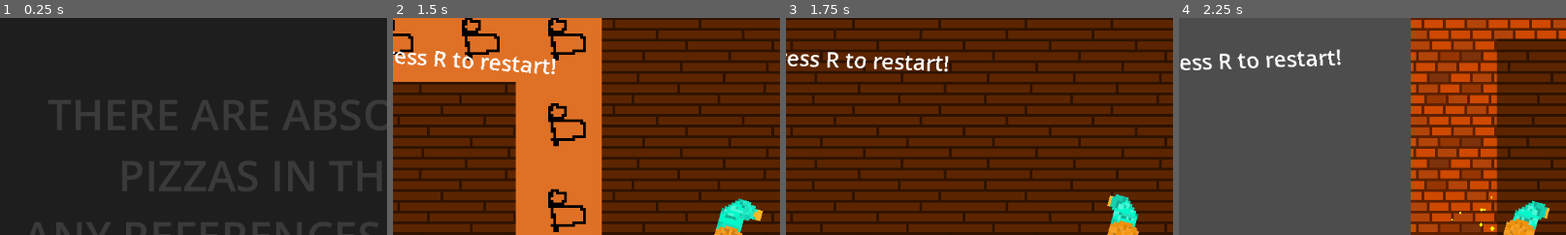
Above: before the commit, frames 1-4 (left to right).
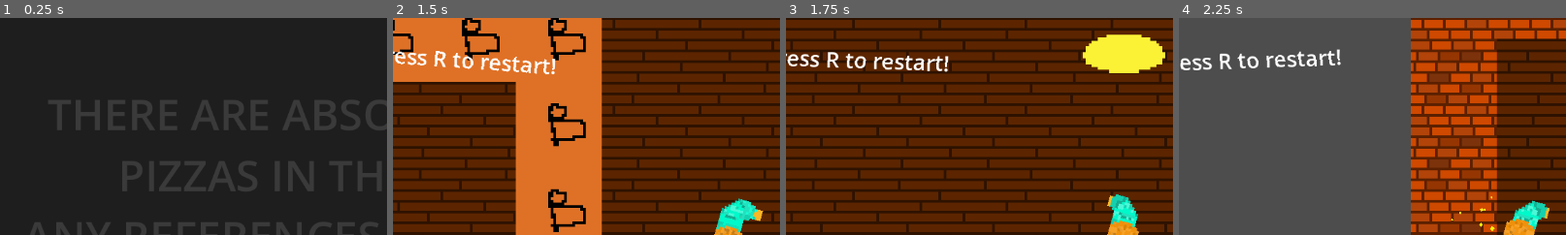
Above: after the commit, the same moments.

Repository: Jibby-Games/PizzaJam11
Game: Godot game, scene res://menu/intro.tscn
Same seed, same stepped clock (60 frames per second), same inputs: the game is played once before the commit and once after it.
Inputs (mouse positions are % of the whole screen's width and height, from its top left):
- Up to frame 1 (0.25 s): no input
- Up to frame 2 (1.5 s): move the mouse to (45, 70) at 0.52 s; press the mouse at (45, 70) at 0.53 s; hold W (up) from 0.53 s (still down); tap Enter at 1.25 s; move the mouse to (80, 65) at 1.27 s; release the mouse at (80, 65) at 1.28 s; click (80, 65) at 1.35 s
- Up to frame 3 (1.75 s): keep holding W (up)
- Up to frame 4 (2.25 s): tap R (restart) at 2 s; move the mouse to (20, 35) at 2.02 s; release W (up) at 2.03 s; press the mouse at (20, 35) at 2.03 s; hold A (left) from 2.03 s (still down)
The pictures show only the part of the screen within x 6-56%, y 0-50%; the shares and areas given below are measured in that part.

Frames 1-2 are identical in both runs. In frame 3, 3.0% of the frame differs, in the area x 76-98%, y 7-26%; in frame 4, nothing differs.

Commit message:
feat(obj): add glow to door trigger

Diff:
--- a/objects/door_trigger.tscn
+++ b/objects/door_trigger.tscn
@@ -1,9 +1,50 @@
-[gd_scene load_steps=3 format=3 uid="uid://dibhmbwefhtgx"]
+[gd_scene load_steps=8 format=3 uid="uid://dibhmbwefhtgx"]
 
 [ext_resource type="Script" path="res://objects/door_trigger.gd" id="1_x0syg"]
+[ext_resource type="Texture2D" uid="uid://dgelo3qpu5y5e" path="res://sprites/floor_glow.png" id="2_45duw"]
 
 [sub_resource type="CircleShape2D" id="CircleShape2D_qc1e3"]
 radius = 16.0
+
+[sub_resource type="CanvasItemMaterial" id="CanvasItemMaterial_bb2kk"]
+
+[sub_resource type="Animation" id="Animation_vkum6"]
+resource_name = "moving"
+length = 2.0
+loop_mode = 1
+tracks/0/type = "value"
+tracks/0/imported = false
+tracks/0/enabled = true
+tracks/0/path = NodePath("CircleSprite:scale")
+tracks/0/interp = 1
+tracks/0/loop_wrap = true
+tracks/0/keys = {
+"times": PackedFloat32Array(0, 1, 2),
+"transitions": PackedFloat32Array(1, 1, 1),
+"update": 0,
+"values": [Vector2(1, 1), Vector2(1.2, 1.2), Vector2(1, 1)]
+}
+
+[sub_resource type="Animation" id="Animation_3yjae"]
+length = 0.001
+tracks/0/type = "value"
+tracks/0/imported = false
+tracks/0/enabled = true
+tracks/0/path = NodePath("CircleSprite:scale")
+tracks/0/interp = 1
+tracks/0/loop_wrap = true
+tracks/0/keys = {
+"times": PackedFloat32Array(0),
+"transitions": PackedFloat32Array(1),
+"update": 0,
+"values": [Vector2(1, 1)]
+}
+
+[sub_resource type="AnimationLibrary" id="AnimationLibrary_2f0as"]
+_data = {
+"RESET": SubResource("Animation_3yjae"),
+"moving": SubResource("Animation_vkum6")
+}
 
 [node name="DoorTrigger" type="Area2D"]
 collision_layer = 0
@@ -13,4 +54,14 @@
 [node name="CollisionShape2D" type="CollisionShape2D" parent="."]
 shape = SubResource("CircleShape2D_qc1e3")
 
+[node name="CircleSprite" type="Sprite2D" parent="."]
+material = SubResource("CanvasItemMaterial_bb2kk")
+texture = ExtResource("2_45duw")
+
+[node name="AnimationPlayer" type="AnimationPlayer" parent="."]
+libraries = {
+"": SubResource("AnimationLibrary_2f0as")
+}
+autoplay = "moving"
+
 [connection signal="body_entered" from="." to="." method="_on_body_entered"]
Binary file added: sprites/floor_glow.png
Not shown, added: sprites/floor_glow.png.import
